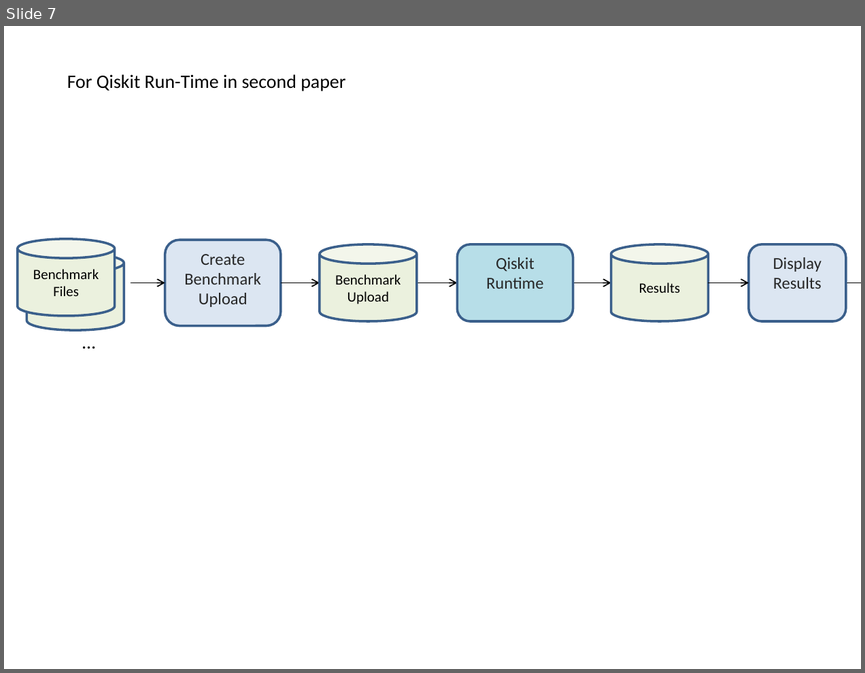
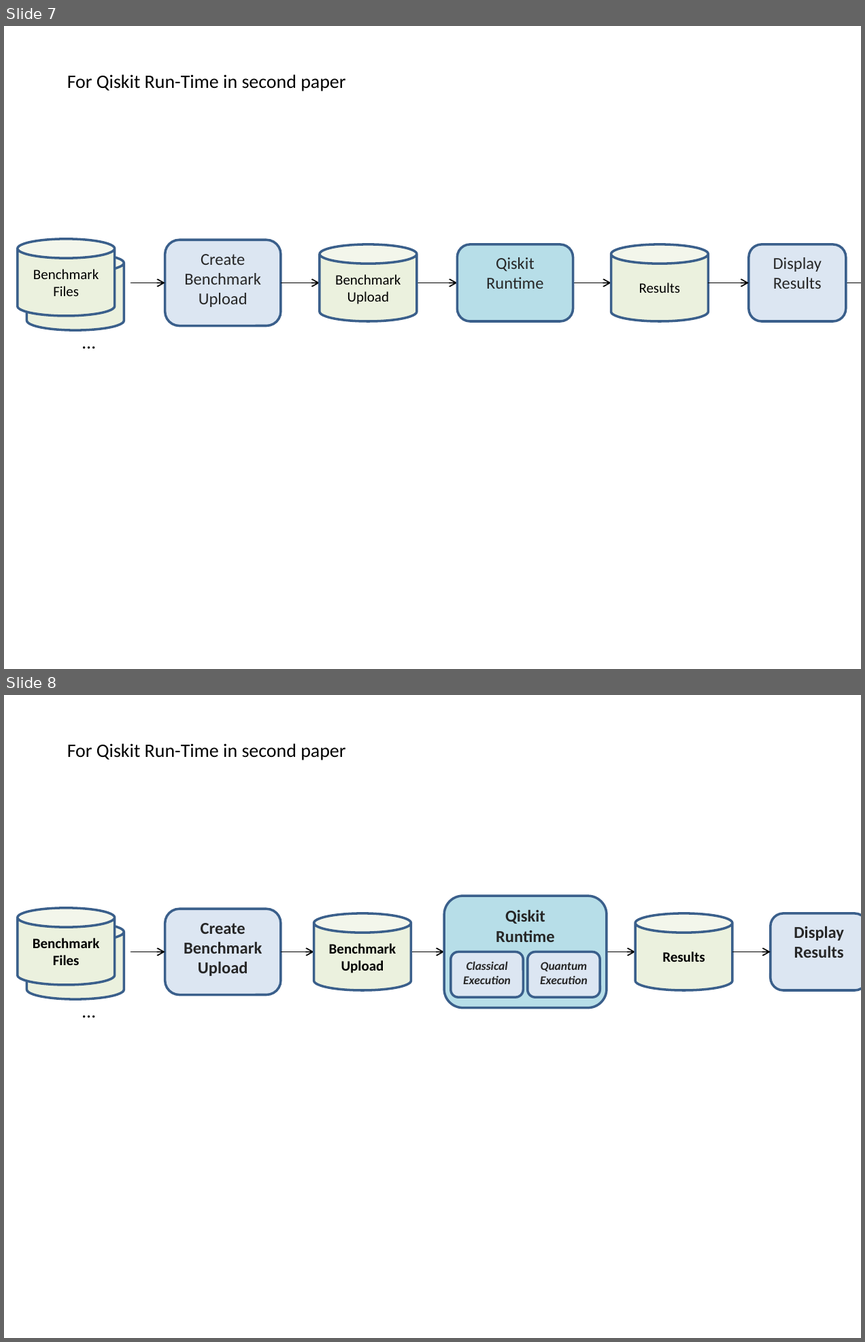
Before and after one commit to SRI-International/QC-App-Oriented-Benchmarks, a slide deck: _doc/images/benchmark_modules.pptx. Shown one above the other, each under a label of ours: slide 7 before the commit, slides 7 and 8 after it. The pictures are 865x673 and 865x1342 pixels, drawn with LibreOffice and Linux fonts; fonts in the diff are those of the drawing; background and template pictures are left out. Boxes give left, top, right and bottom in pixels: in the first picture for what was removed or moved away, otherwise in the second. Text is boxed around its words. In the diff, an @@ line names an element or a change of style, - is before the commit and + after.

Commit message:
Add image to doc folder for qiskit-runtime pipeline

```diff
--- a/_doc/images/benchmark_modules.pptx
+++ b/_doc/images/benchmark_modules.pptx
@@ slide 8 added at <box>4,695,861,1338</box>, background #FFFFFF @@
@@ text added at <box>67,743,345,760</box>, 16 pt, text #000000 @@
+For Qiskit Run-Time in second paper
@@ rectangle added at <box>4,866,861,1038</box>, fill #FFFFFF, outline #FFFFFF 2 pt @@
@@ rounded rectangle added at <box>445,896,606,1008</box>, fill #B7DEE8, outline #3A5F8C 2 pt, 14 pt, text #262626, bold @@
+Qiskit
+Runtime
@@ cylinder added at <box>18,907,115,985</box>, fill #EBF1DE, outline #3A5F8C 2 pt, 12 pt, text #000000, bold @@
+Benchmark
+Files
@@ rounded rectangle added at <box>165,909,281,994</box>, fill #DCE6F2, outline #3A5F8C 2 pt, 14 pt, text #262626, bold @@
+Create
+Benchmark
+Upload
@@ cylinder added at <box>314,913,411,991</box>, fill #EBF1DE, outline #3A5F8C 2 pt, 12 pt, text #000000, bold @@
+Benchmark
+Upload
@@ cylinder added at <box>636,913,732,991</box>, fill #EBF1DE, outline #3A5F8C 2 pt, 12 pt, text #000000, bold @@
+Results
@@ rounded rectangle added at <box>770,913,861,991</box>, fill #DCE6F2, outline #3A5F8C 2 pt, 14 pt, text #262626, bold @@
+Display
+Results
@@ cylinder added at <box>27,922,124,999</box>, fill #EBF1DE, outline #3A5F8C 2 pt, 12 pt, text #000000 @@
+Benchmark
+Files
@@ arrow added from (130, 952) to (165, 952), #000000 1 pt @@
@@ arrow added from (281, 952) to (314, 952), #000000 1 pt @@
@@ arrow added from (411, 952) to (445, 952), #000000 1 pt @@
@@ rounded rectangle added at <box>450,952,524,998</box>, fill #DCE6F2, outline #3A5F8C 2 pt, 10 pt, text #262626, bold, italic @@
+Classical
+Execution
@@ rounded rectangle added at <box>528,952,600,998</box>, fill #DCE6F2, outline #3A5F8C 2 pt, 10 pt, text #262626, bold, italic @@
+Quantum
+Execution
@@ arrow added from (606, 952) to (636, 952), #000000 1 pt @@
@@ arrow added from (732, 952) to (770, 952), #000000 1 pt @@
@@ text added at <box>52,995,125,1031</box>, 16 pt, text #000000 @@
+…
```
Also in this commit, not shown: 1 other file.
